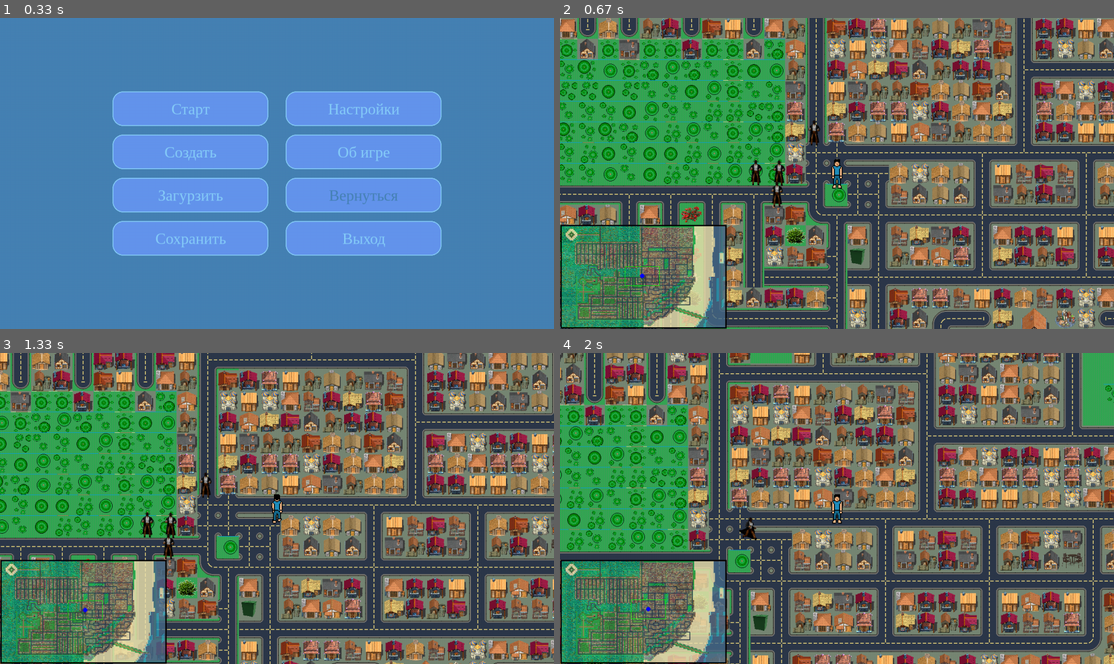
Above: before the commit, frames 1-4 (two rows, left to right).
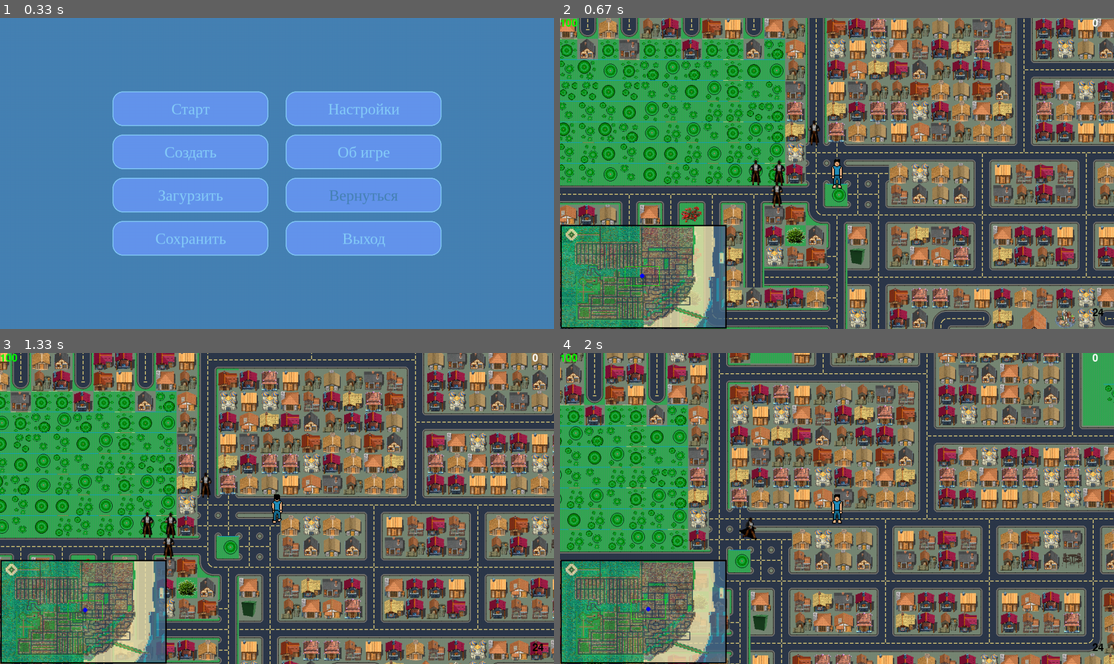
Above: after the commit, the same moments.

Repository: Sergey74ua/ChildrenTraining
Game: pygame game, started from Python/RATORI/RATORI.py
The game is run twice, just before and just after one commit, with the same random seed, the same clock (stepped at 60 frames per second) and the same inputs.
Inputs (mouse positions are in pixels of both pictures, inside the frame that each line leads up to):
- Up to frame 1 (0.33 s): no input
- Up to frame 2 (0.67 s): press the mouse at (748, 108) at 0.37 s; move the mouse to (803, 185) at 0.47 s; release the mouse at (853, 263) at 0.6 s
- Up to frame 3 (1.33 s): hold Right 0.67-1.13 s; move the mouse to (232, 496) at 0.7 s; hold Up from 1.17 s (still down)
- Up to frame 4 (2 s): release Up at 1.47 s; hold Right 1.5-1.97 s

Frame 1 is identical in both runs. In frame 2, 0.1% of the frame differs, in the area x 0-99%, y 0-96%; in frame 3, 0.1%; in frame 4, less than 0.1%.

Commit message:
interface

Diff:
--- a/Python/RATORI/modules/interface/Control.py
+++ b/Python/RATORI/modules/interface/Control.py
@@ -4,14 +4,19 @@
 class Control(object):
     """ Управление игры """
 
-    def __init__(self):
+    def __init__(self, size):
         """ Управление """
-        self.button = None
+        self.size = size
+        self.bullet = 24
+        self.font = pg.font.Font(None, 36)
+        self.text = self.font.render(str(self.bullet), True, 'Black')
 
-    def update(self):
+    def update(self, size):
         """ Обновление """
-        pass
+        size = pg.display.get_window_size()
+        if self.size != size:
+            self.size = size
 
     def draw(self, g):
         """ Отрисовка """
-        pass
+        g.blit(self.text, (self.size[0]-50, self.size[1]-50))
--- a/Python/RATORI/modules/interface/Interface.py
+++ b/Python/RATORI/modules/interface/Interface.py
@@ -11,15 +11,15 @@
         self.size = size
         self.minimap = Minimap(self.size)
         self.life = Life()
-        self.score = Score()
-        self.control = Control()
+        self.score = Score(size)
+        self.control = Control(size)
 
     def update(self, hero, size):
         """ Обновление интерфейса """
         self.minimap.update(hero, size)
         self.life.update()
-        self.score.update()
-        self.control.update()
+        self.score.update(size)
+        self.control.update(size)
 
     def draw(self, g):
         """ Отрисовка интерфейса """
--- a/Python/RATORI/modules/interface/Life.py
+++ b/Python/RATORI/modules/interface/Life.py
@@ -7,6 +7,7 @@
     def __init__(self):
         """ Жизнь """
         self.life = 100
+        self.font = pg.font.Font(None, 36)
 
     def update(self):
         """ Обновление """
@@ -14,4 +15,5 @@
 
     def draw(self, g):
         """ Отрисовка """
-        pass
+        text = self.font.render(str(self.life), True, 'Green')
+        g.blit(text, (0, 0))
--- a/Python/RATORI/modules/interface/Score.py
+++ b/Python/RATORI/modules/interface/Score.py
@@ -4,14 +4,19 @@
 class Score(object):
     """ Очки игры """
 
-    def __init__(self):
+    def __init__(self, size):
         """ Очки """
+        self.size = size
         self.score = 0
+        self.font = pg.font.Font(None, 36)
+        self.text = self.font.render(str(self.score), True, 'White')
 
-    def update(self):
+    def update(self, size):
         """ Обновление """
-        pass
+        size = pg.display.get_window_size()
+        if self.size != size:
+            self.size = size
 
     def draw(self, g):
         """ Отрисовка """
-        pass
+        g.blit(self.text, (self.size[0]-50, 0))
--- a/Python/RATORI/modules/unit/Gangster.py
+++ b/Python/RATORI/modules/unit/Gangster.py
@@ -1,5 +1,5 @@
 import pygame as pg
-from random import *
+from random import randint
 
 
 class Gangster(object):
